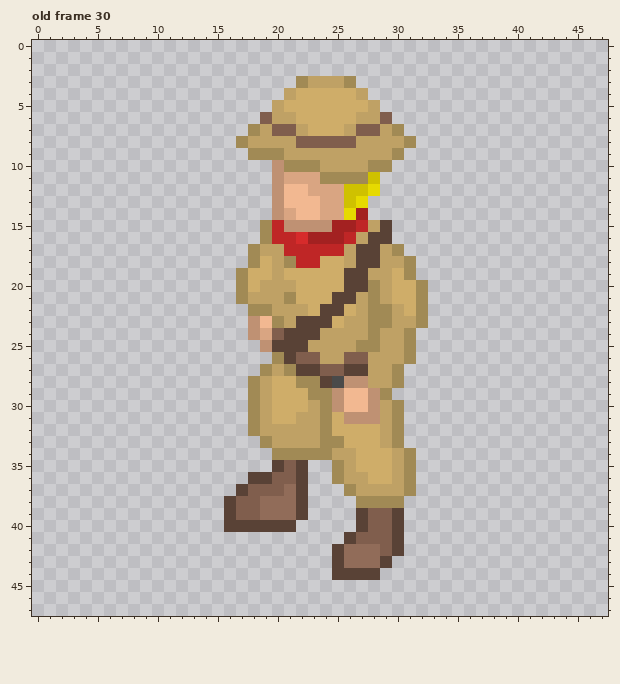
Edited in one commit: pixel-art file (.gdignore/Aseprite/Explorer chop animation.aseprite). Above, as it was before the edit.
48x48 pixels, 60 frames. Shown: old frame 30. The commit also changed other frames, which this record leaves out.
After:
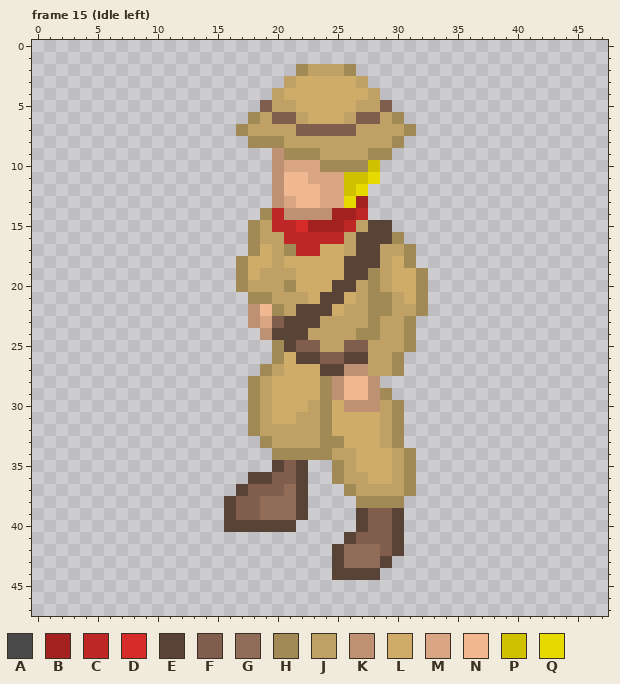
Palette (. is transparent): A #4a4a4a  B #a32121  C #bf2626  D #d62b2b  E #594236  F #805e4d  G #916c59  H #a18a55  J #bfa165  K #bf9173  L #cfad69  M #d9a582  N #f2b891  P #cfc100  Q #e6da00
A new or re-ordered frame is compared with the old frame closest to it.
The exact change:
frames 60 -> 64
Frame 15 (Idle left) is new; against old frame 30, layer "Ed":
y 2: x 22..26 ..... -> HJJJH
y 3: x 21..27 .HJJJH. -> JLLLLLJ
y 4: x 20..21 .J -> JL; x 27..28 J. -> LJ
y 5: x 19 . -> F; x 21 L -> J; x 27 L -> J; x 29 . -> F
y 6: x 18..22 .FJJL -> HJFFJ; x 26..30 LJJF. -> JFFJH
y 7: x 17..18 .H -> HJ; x 20..28 FFJLLLJFF -> JJFFFFFJJ; x 30..31 H. -> JH
y 8: x 17..20 HJJJ -> .HHH; x 22..26 FFFFF -> JJJJJ; x 30..31 JH -> H.
y 9: x 18..23 HHHJJJ -> ..KHHH; x 28..30 JJH -> HH.
y 10: x 21..29 HHHJJJJHH -> MMMHHHHP.
y 11: x 21..22 MM -> NN; x 24..28 HHHHP -> MMPPQ
y 12: x 23 M -> N; x 27..28 PQ -> Q.
y 13: x 21 N -> M; x 26..27 PQ -> QB
y 14: x 19..27 .KMNNMMQB -> HCKKKKBBC
y 15: x 18..19 .H -> HJ; x 21..24 KKKK -> CDBB; x 26..28 BCJ -> CJE
y 16: x 18..20 .HC -> HJJ; x 22..27 DBBBCJ -> CCCCJE; x 30 . -> H
y 17: x 19 J -> L; x 21 C -> H; x 24..25 CC -> LL; x 30..31 H. -> JH
y 18: x 17..18 .H -> HL; x 21..23 HCC -> LLL; x 26 J -> E; x 30 J -> L
y 19: x 19 L -> J; x 21 L -> J; x 28 J -> H; x 31..32 H. -> LH
y 20: x 18 L -> J; x 21 J -> H; x 25 L -> E; x 27 E -> J
y 21: x 17..19 HJJ -> .HH; x 21..22 HL -> JJ; x 24 L -> E; x 26 E -> L; x 29..30 JL -> HJ
y 22: x 18..20 HHJ -> KNH; x 22..23 JL -> EE; x 25..26 EL -> LJ; x 31 L -> J
y 23: x 19..21 NHJ -> MFE; x 24..25 EL -> JJ; x 29 H -> J; x 31..32 JH -> H.
y 24: x 18..20 KMF -> .KE; x 23 E -> J; x 27 J -> H
y 25: x 19..20 KE -> .H; x 22..23 EJ -> FF; x 26..28 JHH -> FFJ
y 26: x 21..27 EFFJJFF -> LEEFFEE; x 30..31 JH -> H.
y 27: x 21..27 HEEFFEE -> LLLEEKK
y 28: x 22..30 HHEAKKJJH -> LLHKNNK..
y 29: x 23 H -> L
y 30: x 25..27 KNN -> LKK
y 31: x 26..28 KKK -> LLL
